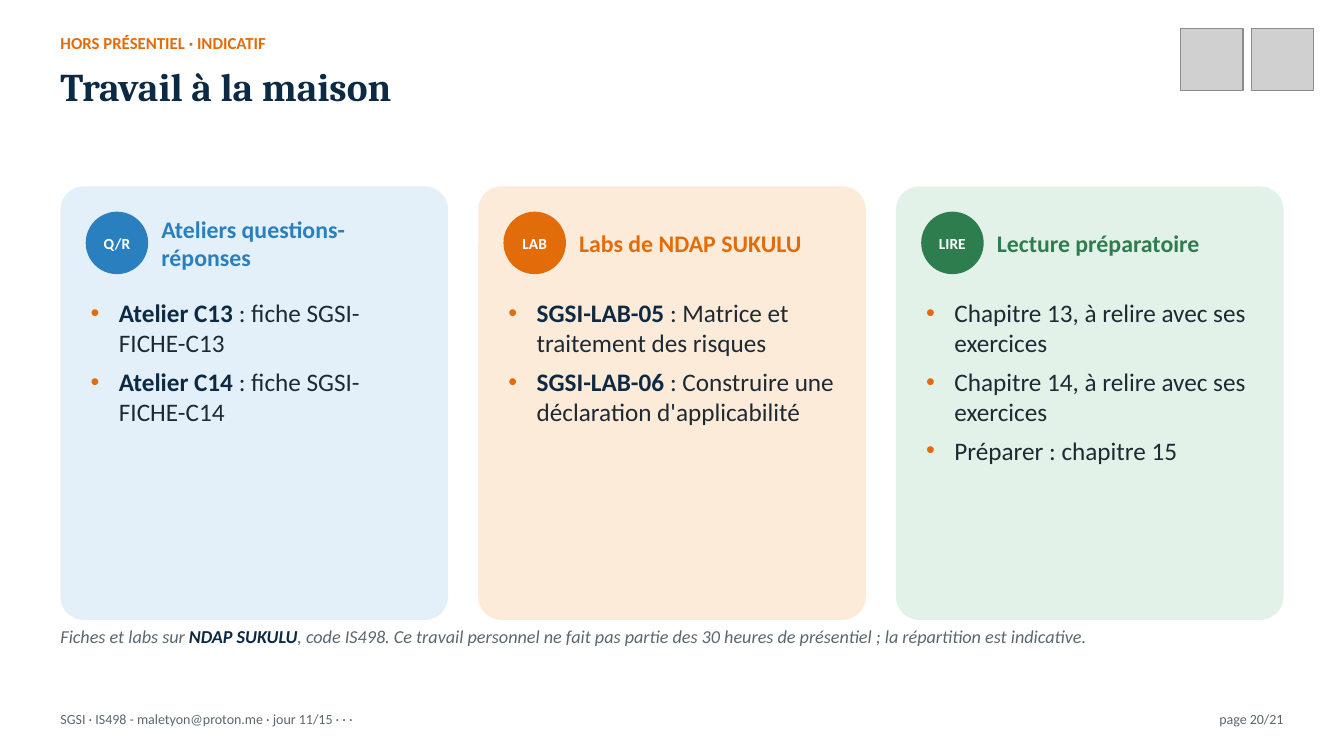
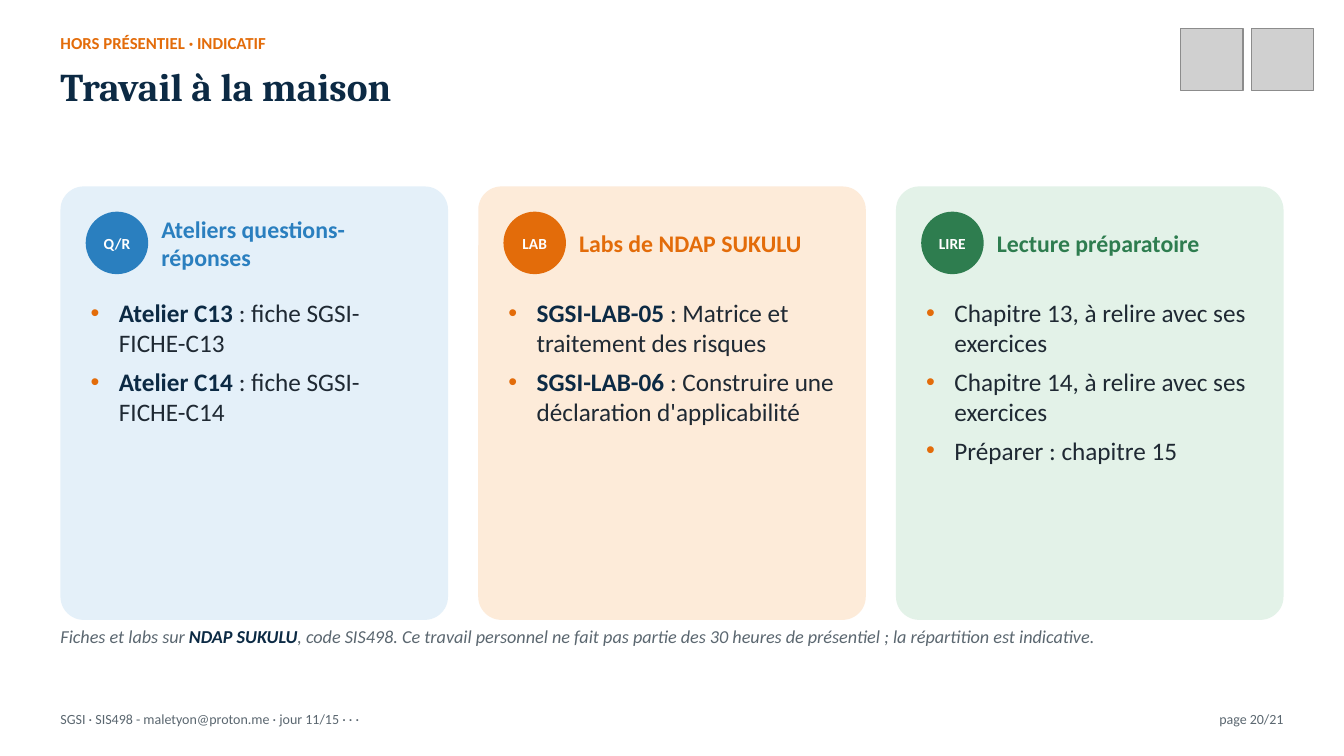
Before and after one commit to MaletYon/cours-sgsi, a slide deck: slide 20 of Présentation/SGSI_J11.pptx. Drawn at 1344x756 pixels with LibreOffice and Linux fonts; fonts in the diff are those of the drawing; grey boxes stand for pictures. Boxes give left, top, right and bottom in pixels: in the first picture for what was removed or moved away, otherwise in the second. Text is boxed around its words. In the diff, an @@ line names an element or a change of style, - is before the commit and + after.

Commit message:
SGSI : code de l'UE harmonisé en SIS498 (livre, présentations, NDAP SUKULU)

```diff
--- a/Présentation/SGSI_J11.pptx
+++ b/Présentation/SGSI_J11.pptx
@@ text at (x1=60, y1=630, x2=1094, y2=646): text changed @@
-Fiches et labs sur NDAP SUKULU, code IS498. Ce travail personnel ne fait pas partie des 30 heures de présentiel ; la répartition est indicative.
+Fiches et labs sur NDAP SUKULU, code SIS498. Ce travail personnel ne fait pas partie des 30 heures de présentiel ; la répartition est indicative.
@@ text at (x1=60, y1=714, x2=339, y2=727): text changed @@
-SGSI · IS498 - maletyon@proton.me · jour 11/15 · · ·
+SGSI · SIS498 - maletyon@proton.me · jour 11/15 · · ·
```
Also in this commit, not shown: 18 other slides changed, 32 other files.
